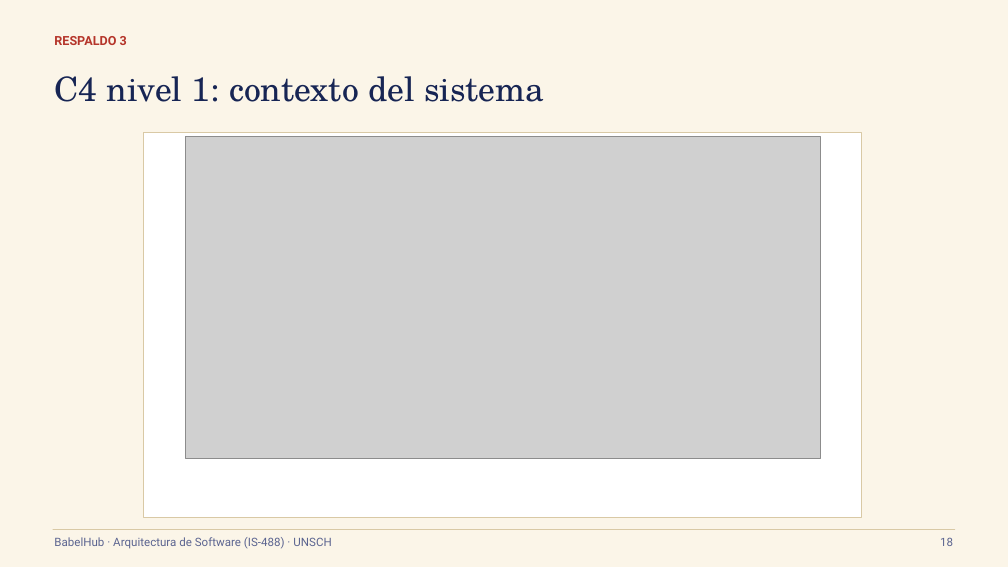
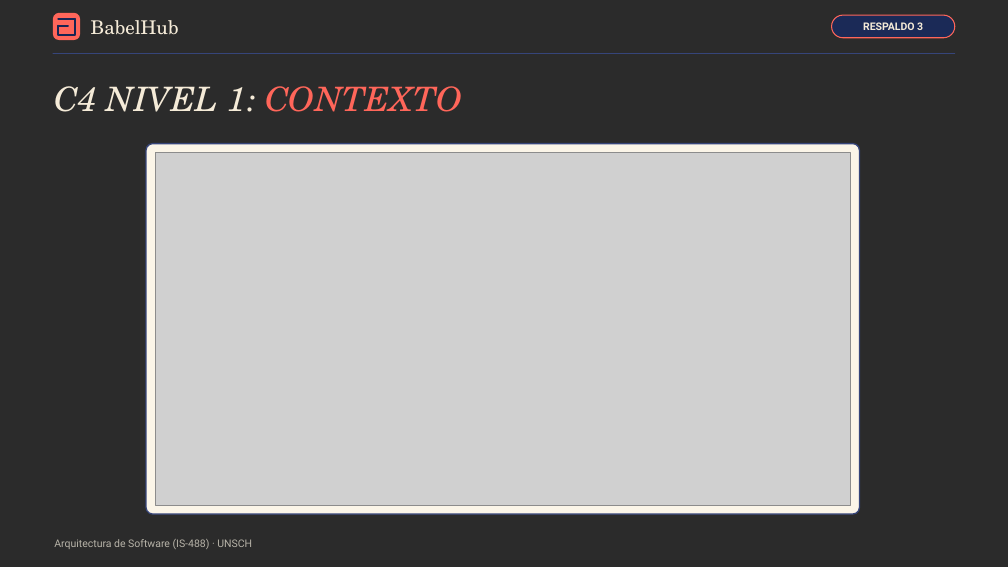
Before and after one commit to P35C4D0R4B1050/BabelHub, a slide deck: slide 18 of docs/BabelHub_Exposicion.pptx. Drawn at 1008x567 pixels with LibreOffice and Linux fonts; fonts in the diff are those of the drawing; grey boxes stand for pictures; background and template pictures are left out; a plain dark background stands for a picture behind light text. Boxes give left, top, right and bottom in pixels: in the first picture for what was removed or moved away, otherwise in the second. Text is boxed around its words. In the diff, an @@ line names an element or a change of style, - is before the commit and + after.

```diff
--- a/docs/BabelHub_Exposicion.pptx
+++ b/docs/BabelHub_Exposicion.pptx
@@ background #FBF5E8 to picture (left out) @@
@@ rounded rectangle added at <box>53,13,80,40</box>, fill #FF665A @@
@@ line added from (58, 19) to (75, 19), #172554 1.75 pt @@
@@ line added from (58, 35) to (58, 26), #172554 1.75 pt @@
@@ line added from (58, 26) to (68, 26), #172554 1.75 pt @@
@@ line added from (75, 19) to (75, 35), #172554 1.75 pt @@
@@ text added at <box>91,20,179,35</box>, 18 pt, text #F5EBD8 @@
+BabelHub
@@ rounded rectangle "RESPALDO 3": place and size @@
-rounded rectangle "RESPALDO 3" at <box>54,36,127,45</box>
+rounded rectangle "RESPALDO 3" at <box>832,15,955,38</box>
@@ rounded rectangle "RESPALDO 3" at <box>832,15,955,38</box>: size 12 to 10 pt, text colour #B5352A to #F5EBD8; alignment left to centre; vertical alignment top to middle; fill none to #1B2A57; outline none to #FF665A 1 pt @@
@@ line added from (53, 53) to (955, 53), #36457A 0.75 pt @@
@@ line added from (75, 35) to (58, 35), #172554 1.75 pt @@
@@ text at <box>54,86,463,112</box>: text changed; text colour #172554 to #F5EBD8; italic on @@
-C4 nivel 1: contexto del sistema
+C4 NIVEL 1: CONTEXTO
@@ rectangle removed at <box>144,132,862,518</box> @@
@@ rounded rectangle added at <box>146,144,860,514</box>, fill #FBF5E8, outline #36457A 1.25 pt @@
@@ picture: place and size @@
-picture at <box>185,136,820,458</box>
+picture at <box>155,153,851,505</box>
@@ line removed from (53, 529) to (955, 529) @@
@@ text at <box>54,539,252,549</box>: text changed; size 11 to 10 pt; text colour #5B6490 to #B7B3A8 @@
-BabelHub · Arquitectura de Software (IS-488) · UNSCH
+Arquitectura de Software (IS-488) · UNSCH
@@ text removed at <box>940,537,953,546</box> @@
-18
```
Also in this commit, not shown: 24 other slides changed.
